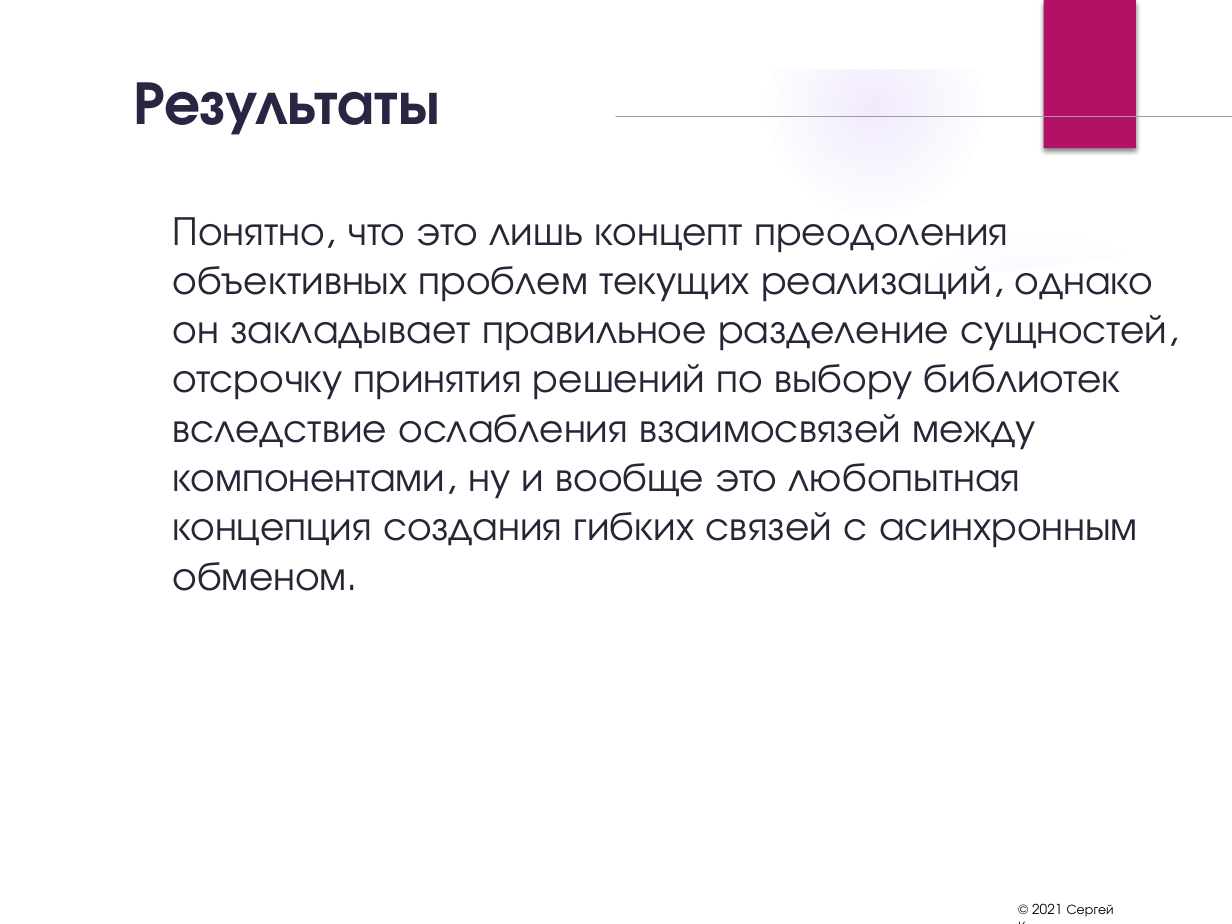
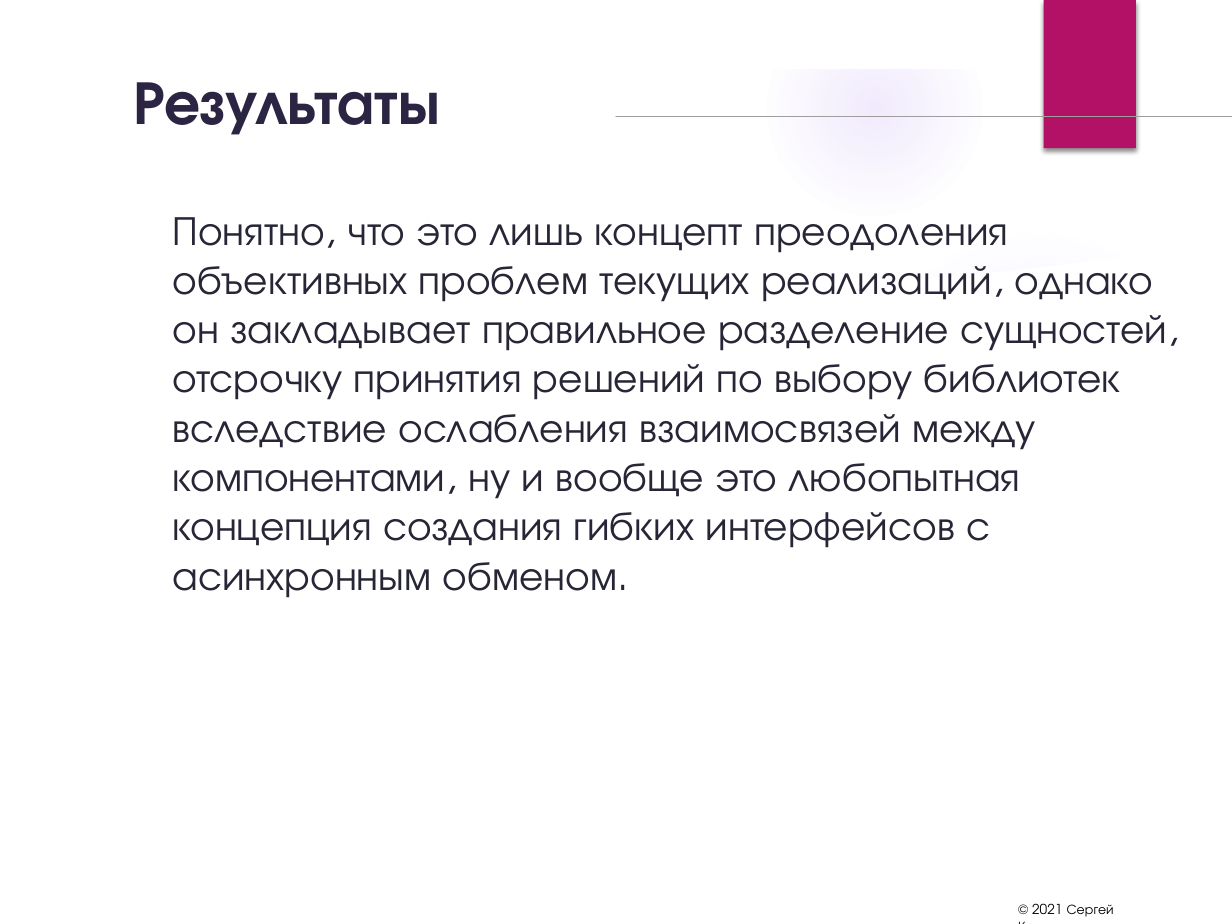
Before and after one commit to sergrt/tirx-example, a slide deck: slide 98 of rx_presentation.pptx (slide 95 before the commit). Drawn at 1232x924 pixels with LibreOffice and Linux fonts; fonts in the diff are those of the drawing; background and template pictures are left out. Boxes give left, top, right and bottom in pixels: in the first picture for what was removed or moved away, otherwise in the second. Text is boxed around its words. In the diff, an @@ line names an element or a change of style, - is before the commit and + after.

Commit message:
Update presentation

```diff
--- a/rx_presentation.pptx
+++ b/rx_presentation.pptx
@@ text at [172, 217, 1167, 598]: text changed @@
-Понятно, что это лишь концепт преодоления объективных проблем текущих реализаций, однако он закладывает правильное разделение сущностей, отсрочку принятия решений по выбору библиотек вследствие ослабления взаимосвязей между компонентами, ну и вообще это любопытная концепция создания гибких связей с асинхронным обменом.
+Понятно, что это лишь концепт преодоления объективных проблем текущих реализаций, однако он закладывает правильное разделение сущностей, отсрочку принятия решений по выбору библиотек вследствие ослабления взаимосвязей между компонентами, ну и вообще это любопытная концепция создания гибких интерфейсов с асинхронным обменом.
```
Also in this commit, not shown: 32 other slides changed, 4 slides added, 1 slide removed.
